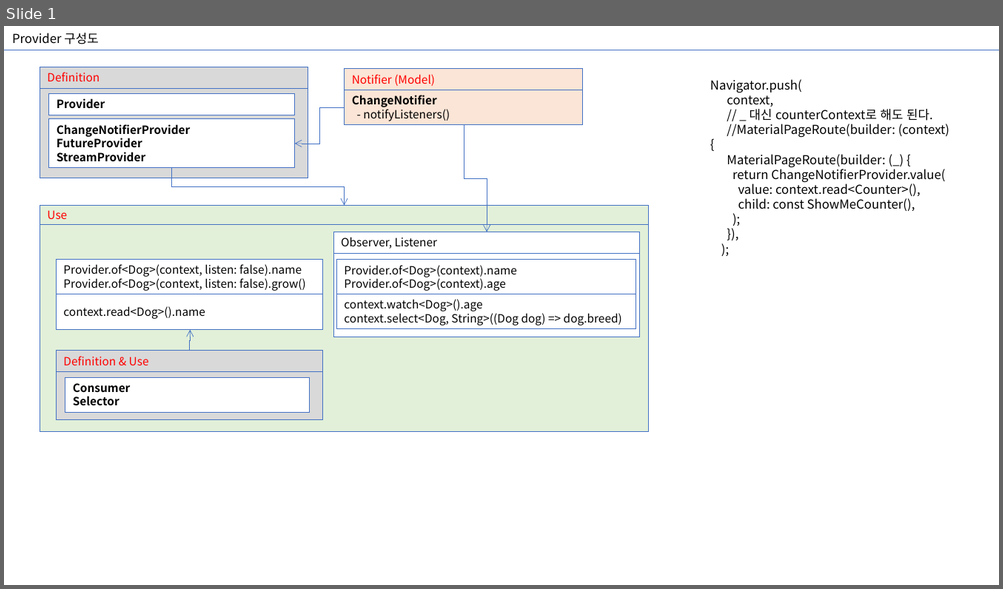
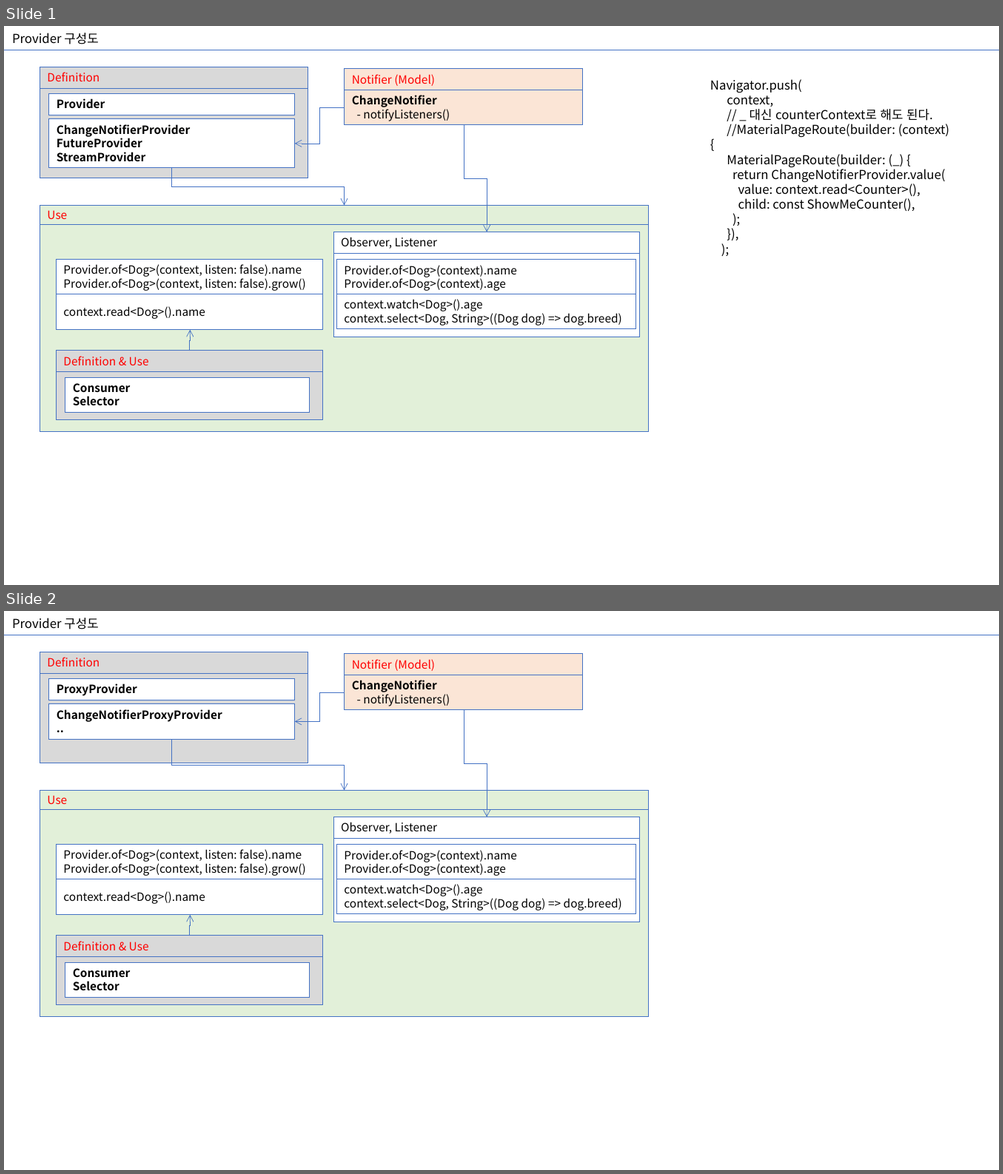
Before and after one commit to farmerkyh/flutter_pattern, a slide deck: README_Provider 통합.pptx. Shown one above the other, each under a label of ours: slide 1 before the commit, slides 1 and 2 after it. The pictures are 1003x589 and 1003x1174 pixels, drawn with LibreOffice and Linux fonts; fonts in the diff are those of the drawing. Boxes give left, top, right and bottom in pixels: in the first picture for what was removed or moved away, otherwise in the second. Text is boxed around its words. In the diff, an @@ line names an element or a change of style, - is before the commit and + after.

```diff
--- a/README_Provider 통합.pptx
+++ b/README_Provider 통합.pptx
@@ slide 2 added at <box>4,611,999,1170</box>, background #FFFFFF @@
@@ text added at <box>12,618,98,629</box>, 12 pt, text #000000 @@
+Provider 구성도
@@ line added from (4, 635) to (999, 635), #4472C4 0.5 pt @@
@@ rectangle added at <box>344,653,583,675</box>, fill #FBE5D6, outline #4472C4 0.75 pt, 11 pt, text #FF0000 @@
+Notifier (Model)
@@ rectangle added at <box>344,675,583,710</box>, fill #FBE5D6, outline #4472C4 0.75 pt, 11 pt, text #000000 @@
+ChangeNotifier
+- notifyListeners()
@@ elbow arrow added from (344, 692) to (295, 721), #4472C4 0.5 pt @@
@@ group added at <box>40,652,307,763</box>: 4 rectangles @@
+ProxyProvider
+Definition
+ChangeNotifierProxyProvider
+..
@@ elbow arrow added from (464, 710) to (486, 817), #4472C4 0.5 pt @@
@@ elbow arrow added from (172, 739) to (344, 791), #4472C4 0.5 pt @@
@@ rectangle added at <box>40,810,648,1017</box>, fill #E2F0D9, outline #4472C4 0.75 pt @@
@@ rectangle added at <box>40,791,648,810</box>, fill #E2F0D9, outline #4472C4 0.75 pt, 11 pt, text #FF0000 @@
+Use
@@ rectangle added at <box>334,817,640,839</box>, fill #FFFFFF, outline #4472C4 0.75 pt, 11 pt, text #000000 @@
+Observer, Listener
@@ rectangle added at <box>57,845,323,880</box>, fill #FFFFFF, outline #4472C4 0.75 pt, 11 pt, text #000000 @@
+Provider.of<Dog>(context, listen: false).name
+Provider.of<Dog>(context, listen: false).grow()
@@ rectangle added at <box>334,839,640,922</box>, fill #FFFFFF, outline #4472C4 0.75 pt @@
@@ rectangle added at <box>337,845,636,880</box>, fill #FFFFFF, outline #4472C4 0.75 pt, 11 pt, text #000000 @@
+Provider.of<Dog>(context).name
+Provider.of<Dog>(context).age
@@ rectangle added at <box>57,880,323,914</box>, fill #FFFFFF, outline #4472C4 0.75 pt, 11 pt, text #000000 @@
+context.read<Dog>().name
@@ rectangle added at <box>337,880,636,914</box>, fill #FFFFFF, outline #4472C4 0.75 pt, 11 pt, text #000000 @@
+context.watch<Dog>().age
+context.select<Dog, String>((Dog dog) => dog.breed)
@@ elbow arrow added from (189, 937) to (190, 915), #4472C4 0.5 pt @@
@@ rectangle added at <box>57,936,323,957</box>, fill #D9D9D9, outline #4472C4 0.75 pt, 11 pt, text #FF0000 @@
+Definition & Use
@@ rectangle added at <box>57,957,323,1005</box>, fill #D9D9D9, outline #4472C4 0.75 pt @@
@@ rectangle added at <box>65,963,309,997</box>, fill #FFFFFF, outline #4472C4 0.75 pt, 11 pt, text #000000, bold @@
+Consumer
+Selector
```
Also in this commit, not shown: 1 other slide added, 1 slide removed, 26 other files.
